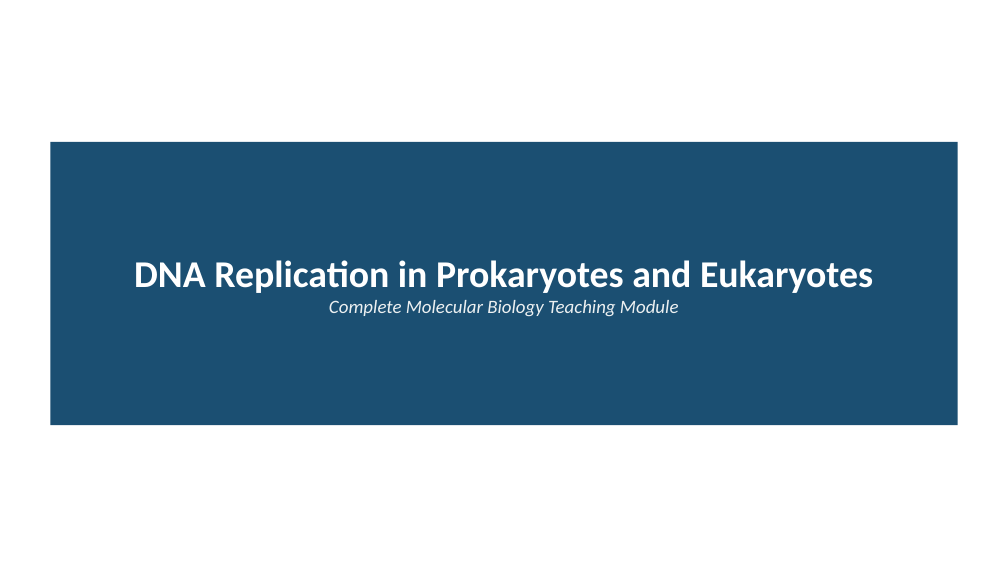
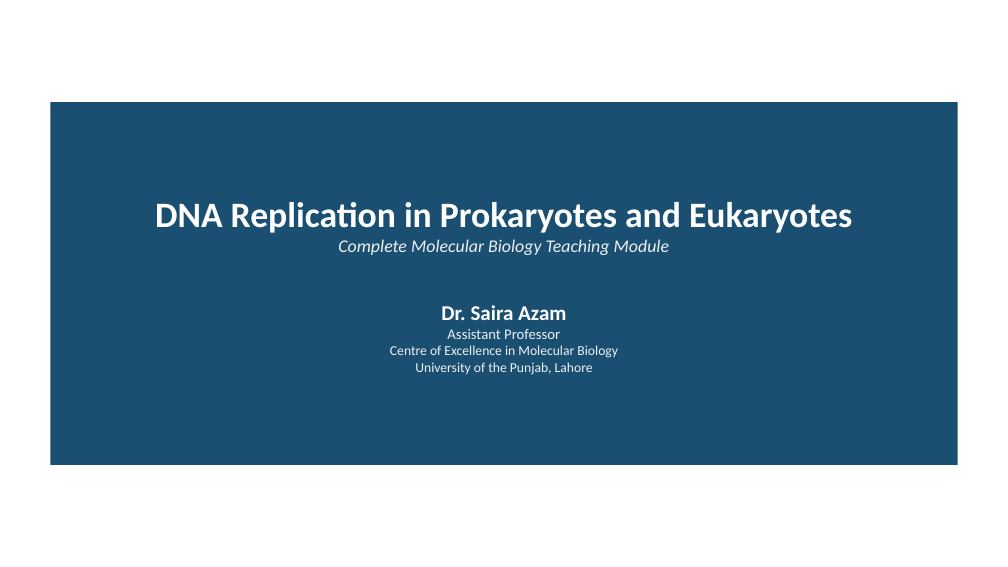
Before and after one commit to nadeem-majeedch/DNA-Replication-Course, a slide deck: slide 1 of PPTX/DNA_Replication_Complete_Lecture.pptx. Drawn at 1008x567 pixels with LibreOffice and Linux fonts; fonts in the diff are those of the drawing. Boxes give left, top, right and bottom in pixels: in the first picture for what was removed or moved away, otherwise in the second. Text is boxed around its words. In the diff, an @@ line names an element or a change of style, - is before the commit and + after.

```diff
--- a/PPTX/DNA_Replication_Complete_Lecture.pptx
+++ b/PPTX/DNA_Replication_Complete_Lecture.pptx
@@ rectangle "DNA Replication in Prokaryotes and ...": place and size @@
-rectangle "DNA Replication in Prokaryotes and ..." at <box>51,142,958,426</box>
+rectangle "DNA Replication in Prokaryotes and ..." at <box>51,102,958,465</box>
@@ text in rectangle at <box>155,202,852,255</box>: size 36 to 34 pt in "DNA Replication in Prokaryotes and Eukaryotes"; size 18 to 17 pt in "Complete Molecular Biology Teaching Module" @@
@@ text in rectangle at <box>390,305,618,375</box>: paragraphs added @@
+Dr. Saira Azam
+Assistant Professor
+Centre of Excellence in Molecular Biology
+University of the Punjab, Lahore
```
Also in this commit, not shown: 51 other files.
